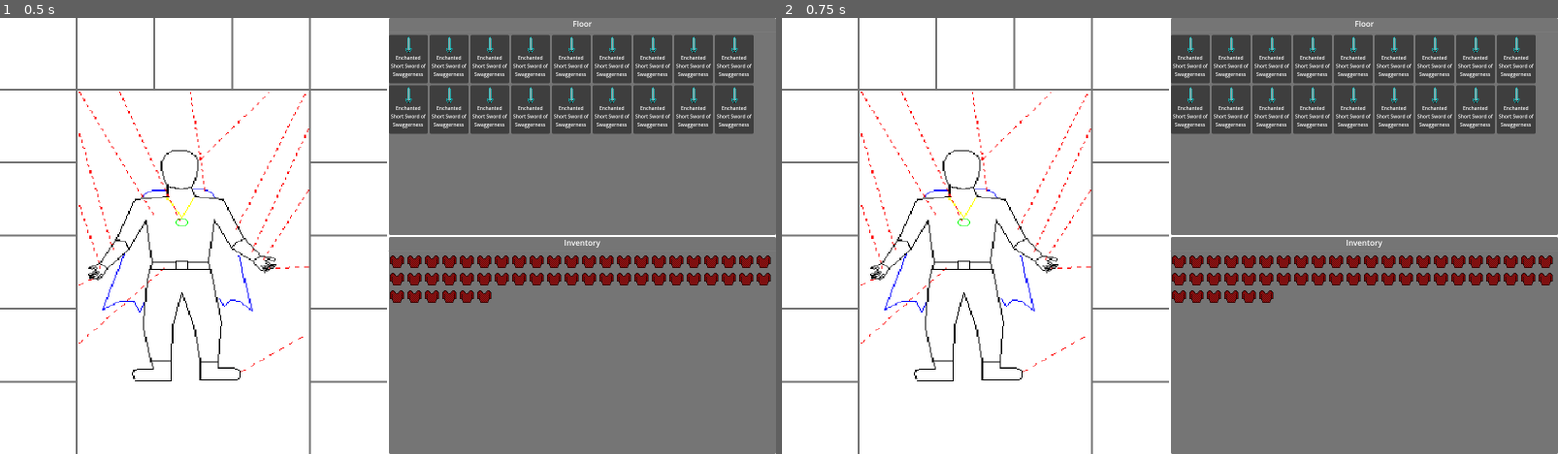
Above: before the commit, frames 1-2 (left to right).
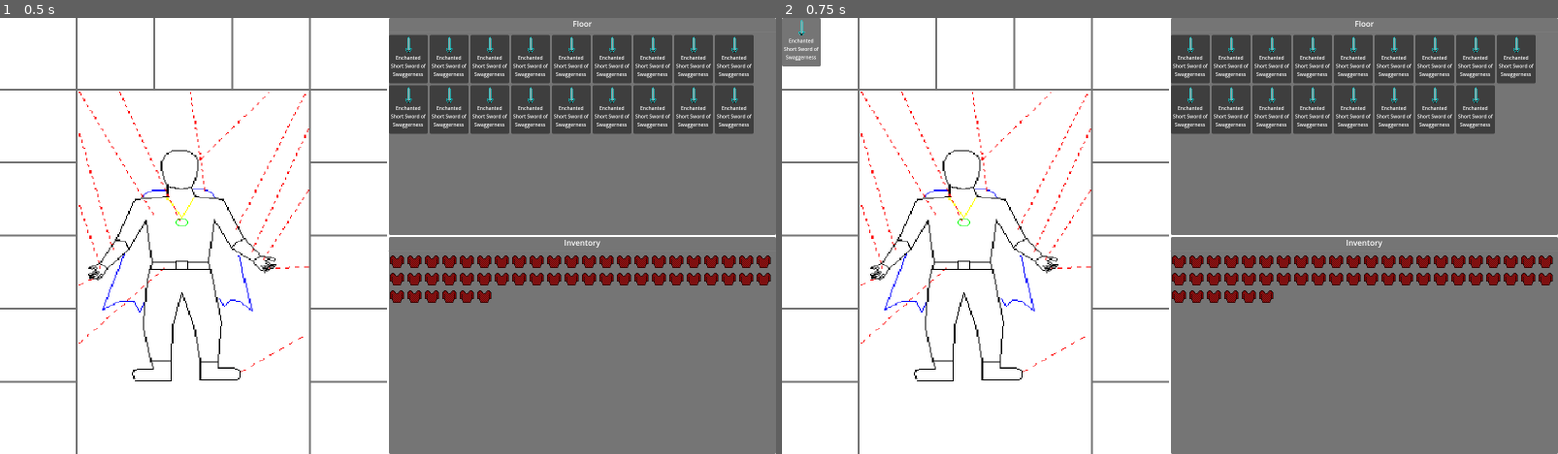
Above: after the commit, the same moments.

Repository: PF-Programming-Buddies/CastleOfTheWinds
Game: Godot game, scene res://scenes/player_inventory.tscn
Same seed, same stepped clock (60 frames per second), same inputs: the game is played once before the commit and once after it. This scene is started directly instead of the project's main scene.
Inputs (mouse positions are in pixels of both pictures, inside the frame that each line leads up to):
- Up to frame 1 (0.5 s): no input
- Up to frame 2 (0.75 s): tap Enter at 0.5 s; move the mouse to (1340, 214) at 0.52 s; press the mouse at (1340, 214) at 0.53 s

Frame 1 is identical in both runs. In frame 2, 1.1% of the frame differs, in the area x 0-98%, y 0-27%.

Commit message:
dragging items works

Diff:
--- a/project.godot
+++ b/project.godot
@@ -14,6 +14,10 @@
 run/main_scene="uid://dhgy2by42uatc"
 config/features=PackedStringArray("4.4", "Forward Plus")
 config/icon="res://icon.svg"
+
+[autoload]
+
+Orphanage="*res://scenes/orphanage.tscn"
 
 [display]
 
--- a/scenes/character_screen.tscn
+++ b/scenes/character_screen.tscn
@@ -1,7 +1,8 @@
-[gd_scene load_steps=4 format=3 uid="uid://ddwxdmqjahjgs"]
+[gd_scene load_steps=5 format=3 uid="uid://ddwxdmqjahjgs"]
 
 [ext_resource type="Script" uid="uid://cnybr6ahmmwgg" path="res://addons/spanning_table/spanning_table_container.gd" id="1_dpwwk"]
 [ext_resource type="Script" uid="uid://bk3ifv6jcjktv" path="res://addons/spanning_table/spanning_cell_container.gd" id="2_yolop"]
+[ext_resource type="Script" uid="uid://bddfuec51oy1e" path="res://scripts/equipment_slot.gd" id="3_27evy"]
 [ext_resource type="PackedScene" uid="uid://cq6alxehhaq0w" path="res://scenes/inventory_section.tscn" id="3_yolop"]
 
 [node name="Panel" type="Panel"]
@@ -38,6 +39,7 @@
 
 [node name="ColorRect" type="ColorRect" parent="HBoxContainer/SpanningTableContainer/SpanningCellContainer"]
 layout_mode = 2
+script = ExtResource("3_27evy")
 
 [node name="SpanningCellContainer3" type="Container" parent="HBoxContainer/SpanningTableContainer"]
 layout_mode = 2
@@ -48,6 +50,7 @@
 
 [node name="ColorRect" type="ColorRect" parent="HBoxContainer/SpanningTableContainer/SpanningCellContainer3"]
 layout_mode = 2
+script = ExtResource("3_27evy")
 
 [node name="SpanningCellContainer4" type="Container" parent="HBoxContainer/SpanningTableContainer"]
 layout_mode = 2
@@ -58,6 +61,7 @@
 
 [node name="ColorRect" type="ColorRect" parent="HBoxContainer/SpanningTableContainer/SpanningCellContainer4"]
 layout_mode = 2
+script = ExtResource("3_27evy")
 
 [node name="SpanningCellContainer5" type="Container" parent="HBoxContainer/SpanningTableContainer"]
 layout_mode = 2
@@ -68,6 +72,7 @@
 
 [node name="ColorRect" type="ColorRect" parent="HBoxContainer/SpanningTableContainer/SpanningCellContainer5"]
 layout_mode = 2
+script = ExtResource("3_27evy")
 
 [node name="SpanningCellContainer6" type="Container" parent="HBoxContainer/SpanningTableContainer"]
 layout_mode = 2
@@ -78,6 +83,7 @@
 
 [node name="ColorRect" type="ColorRect" parent="HBoxContainer/SpanningTableContainer/SpanningCellContainer6"]
 layout_mode = 2
+script = ExtResource("3_27evy")
 
 [node name="SpanningCellContainer7" type="Container" parent="HBoxContainer/SpanningTableContainer"]
 layout_mode = 2
@@ -88,6 +94,7 @@
 
 [node name="ColorRect" type="ColorRect" parent="HBoxContainer/SpanningTableContainer/SpanningCellContainer7"]
 layout_mode = 2
+script = ExtResource("3_27evy")
 
 [node name="SpanningCellContainer2" type="Container" parent="HBoxContainer/SpanningTableContainer"]
 layout_mode = 2
@@ -100,6 +107,7 @@
 
 [node name="ColorRect" type="ColorRect" parent="HBoxContainer/SpanningTableContainer/SpanningCellContainer2"]
 layout_mode = 2
+script = ExtResource("3_27evy")
 
 [node name="SpanningCellContainer8" type="Container" parent="HBoxContainer/SpanningTableContainer"]
 layout_mode = 2
@@ -110,6 +118,7 @@
 
 [node name="ColorRect" type="ColorRect" parent="HBoxContainer/SpanningTableContainer/SpanningCellContainer8"]
 layout_mode = 2
+script = ExtResource("3_27evy")
 
 [node name="SpanningCellContainer9" type="Container" parent="HBoxContainer/SpanningTableContainer"]
 layout_mode = 2
@@ -120,6 +129,7 @@
 
 [node name="ColorRect" type="ColorRect" parent="HBoxContainer/SpanningTableContainer/SpanningCellContainer9"]
 layout_mode = 2
+script = ExtResource("3_27evy")
 
 [node name="SpanningCellContainer10" type="Container" parent="HBoxContainer/SpanningTableContainer"]
 layout_mode = 2
@@ -130,6 +140,7 @@
 
 [node name="ColorRect" type="ColorRect" parent="HBoxContainer/SpanningTableContainer/SpanningCellContainer10"]
 layout_mode = 2
+script = ExtResource("3_27evy")
 
 [node name="SpanningCellContainer11" type="Container" parent="HBoxContainer/SpanningTableContainer"]
 layout_mode = 2
@@ -140,6 +151,7 @@
 
 [node name="ColorRect" type="ColorRect" parent="HBoxContainer/SpanningTableContainer/SpanningCellContainer11"]
 layout_mode = 2
+script = ExtResource("3_27evy")
 
 [node name="SpanningCellContainer12" type="Container" parent="HBoxContainer/SpanningTableContainer"]
 layout_mode = 2
@@ -150,6 +162,7 @@
 
 [node name="ColorRect" type="ColorRect" parent="HBoxContainer/SpanningTableContainer/SpanningCellContainer12"]
 layout_mode = 2
+script = ExtResource("3_27evy")
 
 [node name="SpanningCellContainer13" type="Container" parent="HBoxContainer/SpanningTableContainer"]
 layout_mode = 2
@@ -160,6 +173,7 @@
 
 [node name="ColorRect" type="ColorRect" parent="HBoxContainer/SpanningTableContainer/SpanningCellContainer13"]
 layout_mode = 2
+script = ExtResource("3_27evy")
 
 [node name="SpanningCellContainer14" type="Container" parent="HBoxContainer/SpanningTableContainer"]
 layout_mode = 2
@@ -170,6 +184,7 @@
 
 [node name="ColorRect" type="ColorRect" parent="HBoxContainer/SpanningTableContainer/SpanningCellContainer14"]
 layout_mode = 2
+script = ExtResource("3_27evy")
 
 [node name="VBoxContainer" type="VBoxContainer" parent="HBoxContainer"]
 custom_minimum_size = Vector2(800, 0)
--- a/scenes/inventory_section.tscn
+++ b/scenes/inventory_section.tscn
@@ -1,6 +1,7 @@
-[gd_scene load_steps=2 format=3 uid="uid://cq6alxehhaq0w"]
+[gd_scene load_steps=3 format=3 uid="uid://cq6alxehhaq0w"]
 
 [ext_resource type="PackedScene" uid="uid://bu2xjt0p4yn1n" path="res://scenes/item_slot.tscn" id="1_b1h8w"]
+[ext_resource type="Script" uid="uid://b3uuloy8o1evh" path="res://scripts/draggable_container.gd" id="1_k4c3e"]
 
 [node name="Floor" type="Panel"]
 offset_right = 800.0
@@ -31,6 +32,7 @@
 [node name="FlowContainer" type="HFlowContainer" parent="ScrollContainer/VBoxContainer"]
 layout_mode = 2
 size_flags_vertical = 3
+script = ExtResource("1_k4c3e")
 
 [node name="ItemSlot" parent="ScrollContainer/VBoxContainer/FlowContainer" instance=ExtResource("1_b1h8w")]
 layout_mode = 2
--- a/scenes/item_slot.tscn
+++ b/scenes/item_slot.tscn
@@ -1,15 +1,19 @@
-[gd_scene load_steps=3 format=3 uid="uid://bu2xjt0p4yn1n"]
+[gd_scene load_steps=4 format=3 uid="uid://bu2xjt0p4yn1n"]
 
 [ext_resource type="Texture2D" uid="uid://bmyt64hkof5wh" path="res://resources/weapons.png" id="1_567tv"]
+[ext_resource type="Script" uid="uid://c8caey4mtc1i1" path="res://scripts/item_slot.gd" id="1_eqbkm"]
 
 [sub_resource type="AtlasTexture" id="AtlasTexture_eqbkm"]
 atlas = ExtResource("1_567tv")
 region = Rect2(61, 0, 32, 32)
 
 [node name="ItemSlot" type="Panel"]
+z_index = 3
 custom_minimum_size = Vector2(80, 100)
 offset_right = 80.0
 offset_bottom = 100.0
+mouse_filter = 2
+script = ExtResource("1_eqbkm")
 
 [node name="VBoxContainer" type="VBoxContainer" parent="."]
 custom_minimum_size = Vector2(60, 0)
@@ -34,3 +38,6 @@
 text = "Enchanted Short Sword of Swaggerness"
 horizontal_alignment = 1
 autowrap_mode = 3
+
+[connection signal="mouse_entered" from="." to="." method="_on_mouse_entered"]
+[connection signal="mouse_exited" from="." to="." method="_on_mouse_exited"]
--- /dev/null
+++ b/scenes/orphanage.tscn
@@ -0,0 +1,8 @@
+[gd_scene load_steps=2 format=3 uid="uid://deqcykybraun"]
+
+[ext_resource type="Script" uid="uid://b7l0xc84gdx8a" path="res://scripts/orphanage.gd" id="1_1suuk"]
+
+[node name="CanvasLayer" type="CanvasLayer"]
+process_mode = 3
+layer = 2
+script = ExtResource("1_1suuk")
--- /dev/null
+++ b/scripts/draggable_container.gd
@@ -0,0 +1,32 @@
+extends Control
+class_name DraggableDestination
+
+var hovered = false
+
+func _ready():
+	mouse_entered.connect(on_mouse_entered)
+	mouse_exited.connect(on_mouse_exited)
+
+func on_mouse_entered():
+	hovered = true
+
+func on_mouse_exited():
+	hovered = false
+
+func _input(event):
+	if event is InputEventMouseButton:
+		if event.is_pressed() and event.button_index == MOUSE_BUTTON_LEFT:
+			if Orphanage.empty() and hovered:
+				var child = get_child(0)
+				if child:
+					remove_child(child)
+					child.position = Vector2.ZERO
+					Orphanage.add_child(child)
+
+		if event.is_released() and event.button_index == MOUSE_BUTTON_LEFT:
+			if not Orphanage.empty() and hovered:
+				var child = Orphanage.get_child(0)
+				Orphanage.remove_child(child)
+
+				add_child(child)
+				child.position = Vector2.ZERO
--- /dev/null
+++ b/scripts/equipment_slot.gd
@@ -0,0 +1 @@
+extends DraggableDestination
--- a/scripts/item.gd
+++ b/scripts/item.gd
@@ -15,6 +15,8 @@
 @export var is_sold: bool
 @export var can_sell: bool
 
+@export var slot_type: String
+
 var item_string: String
 
 func update_item_string(default_name: String):
--- a/scripts/item_slot.gd
+++ b/scripts/item_slot.gd
@@ -1,14 +1,47 @@
 class_name ItemSlot
 extends Panel
-
+var hovered = false
 @export var item: Item
-@export var accepted_types:= [Weapon, Helmet, Armor]
+@export var accepted_type : String
 # Called when the node enters the scene tree for the first time.
 func _ready() -> void:
-	accepted_types.append(Weapon)
 	pass # Replace with function body.
 
+func _input(event):
+	if event is InputEventMouseButton:
+		if event.is_pressed() and event.button_index == MOUSE_BUTTON_LEFT:
+			if Orphanage.empty() and hovered:
+				var parent = get_parent()
+				var old_pos = position
+				parent.remove_child(self)
+
+				Orphanage.add_child(self)
+				Orphanage.old_parent = parent
+
+				position = old_pos
+
+func equip(item: Item):
+	if item.slot_type == accepted_type:
+		# can equiped
+		#if item:
+			# return to inventory
+			# then equip
+		pass
+	elif accepted_type.is_empty():
+		# also can equip
+		pass
+	else:
+		# nah
+		pass
 
 # Called every frame. 'delta' is the elapsed time since the previous frame.
 func _process(delta: float) -> void:
 	pass
+
+
+func _on_mouse_entered():
+	if visible:
+		hovered = true
+
+func _on_mouse_exited():
+	hovered = false
--- /dev/null
+++ b/scripts/orphanage.gd
@@ -0,0 +1,21 @@
+extends CanvasLayer
+
+var old_parent = null
+
+func empty():
+	return len(get_children()) == 0
+
+func _input(event):
+	if event is InputEventMouseMotion:
+		if not empty():
+			var child = get_child(0)
+			if child is Control:
+				child.position = event.position + Vector2(1,1)
+
+	if event is InputEventMouseButton:
+		if event.is_released() and event.button_index == MOUSE_BUTTON_LEFT:
+			if not Orphanage.empty() and old_parent:
+				var child = Orphanage.get_child(0)
+				Orphanage.remove_child(child)
+				old_parent.add_child(child)
+				child.position = Vector2.ZERO
--- a/scripts/pathing.gd
+++ b/scripts/pathing.gd
@@ -16,6 +16,5 @@
 func _unhandled_input(event):
 	if Input.is_action_just_pressed("move"):
 		var mouse_position = get_global_mouse_position()
-		print(mouse_position)
 		var map_coors = map_to_local(local_to_map(mouse_position))
 		move_to.emit(map_coors)
--- a/scripts/ui.gd
+++ b/scripts/ui.gd
@@ -21,5 +21,5 @@
 	close_active_ui()
 
 func _on_inventory_pressed():
-	get_tree().paused = true
-	inventory.visible = true
+	get_tree().paused = not get_tree().paused
+	inventory.visible = not inventory.visible
Not shown, added: scripts/draggable_container.gd.uid
Not shown, added: scripts/equipment_slot.gd.uid
Not shown, added: scripts/orphanage.gd.uid
